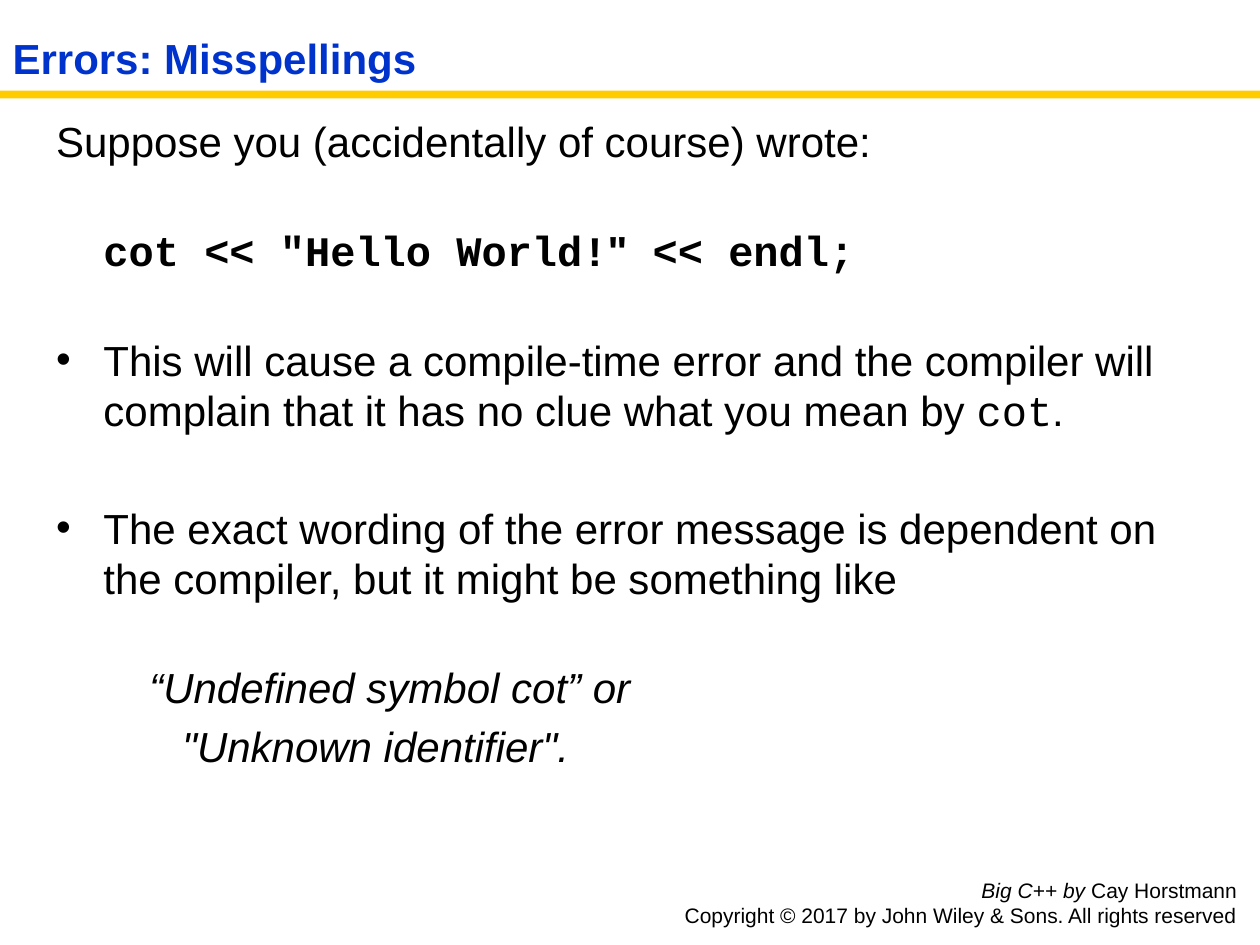
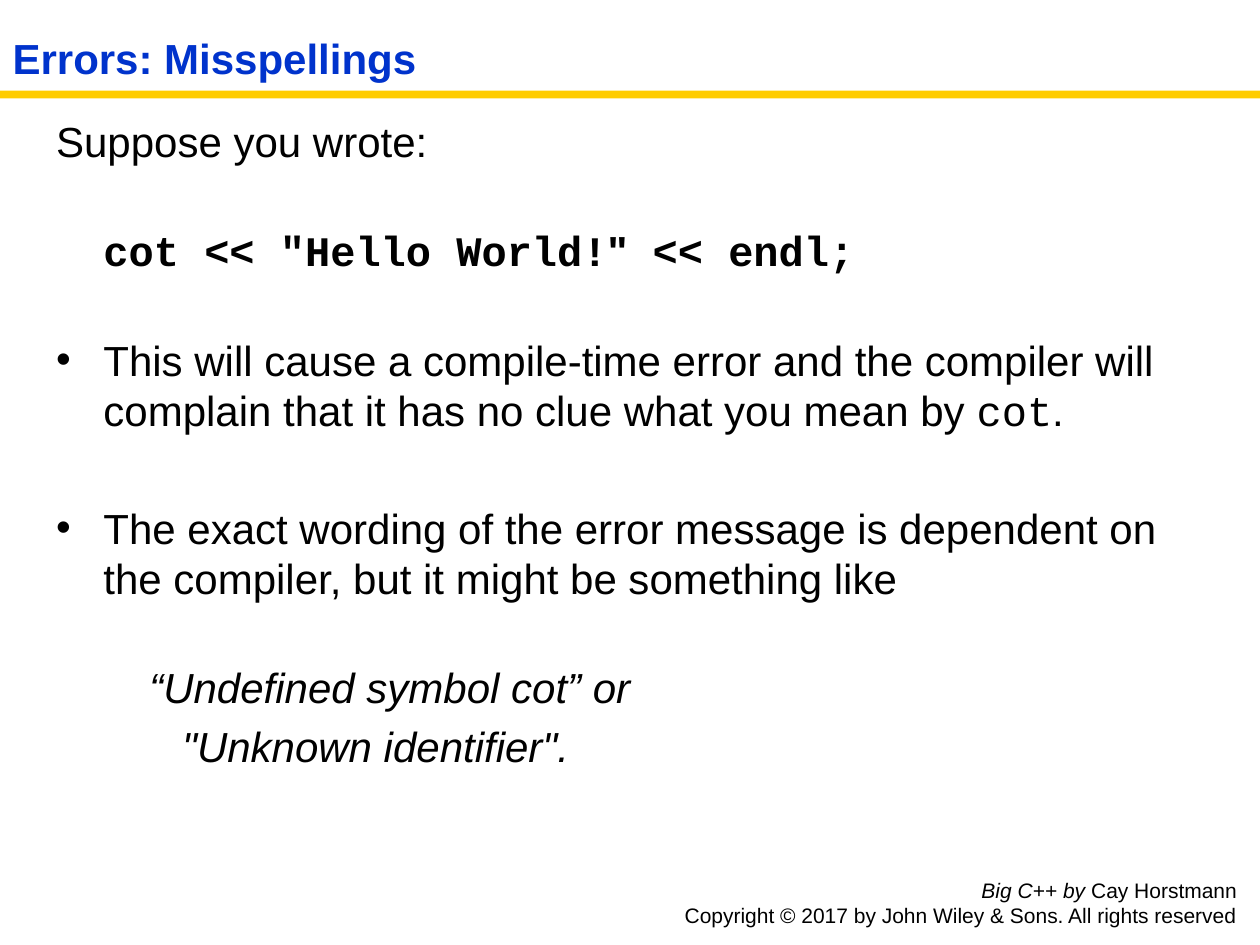
Before and after one commit to tong-yee/tong-yee.github.io, a slide deck: slide 4 of 135/slides/ch01/ch01_sec_1_6.pptx. Drawn at 1260x945 pixels with LibreOffice and Linux fonts; fonts in the diff are those of the drawing. Boxes give left, top, right and bottom in pixels: in the first picture for what was removed or moved away, otherwise in the second. Text is boxed around its words. In the diff, an @@ line names an element or a change of style, - is before the commit and + after.

```diff
--- a/135/slides/ch01/ch01_sec_1_6.pptx
+++ b/135/slides/ch01/ch01_sec_1_6.pptx
@@ text at box(56, 127, 427, 166): text changed @@
-Suppose you (accidentally of course) wrote:
+Suppose you wrote:
```
Also in this commit, not shown: 3 other slides changed, 8 other files.
